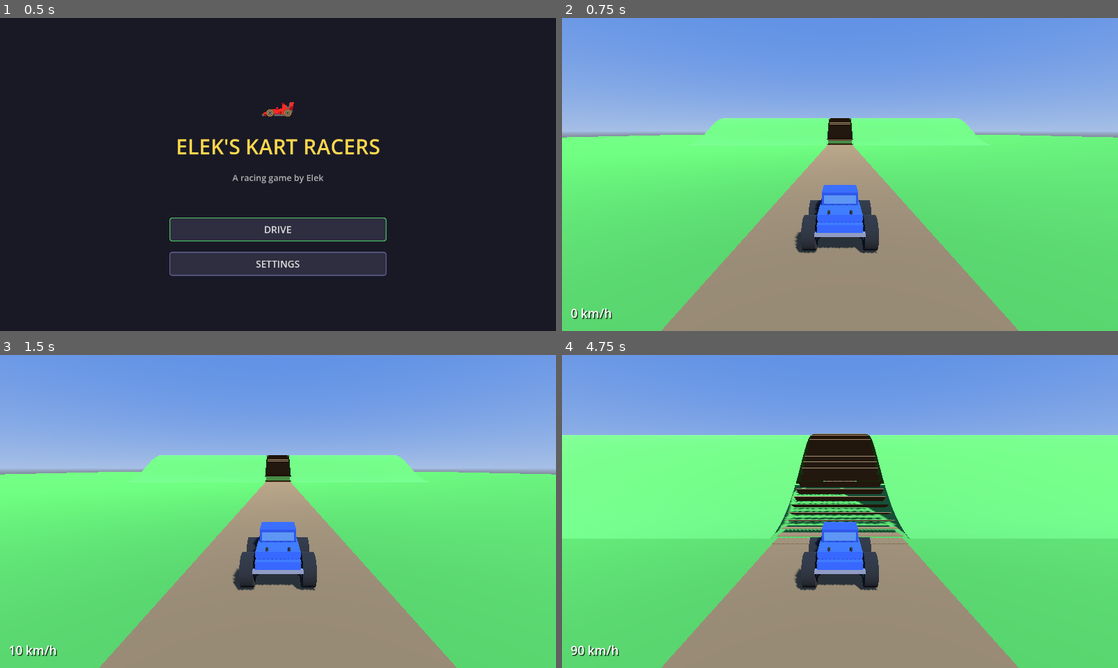
Above: before the commit, frames 1-4 (two rows, left to right).
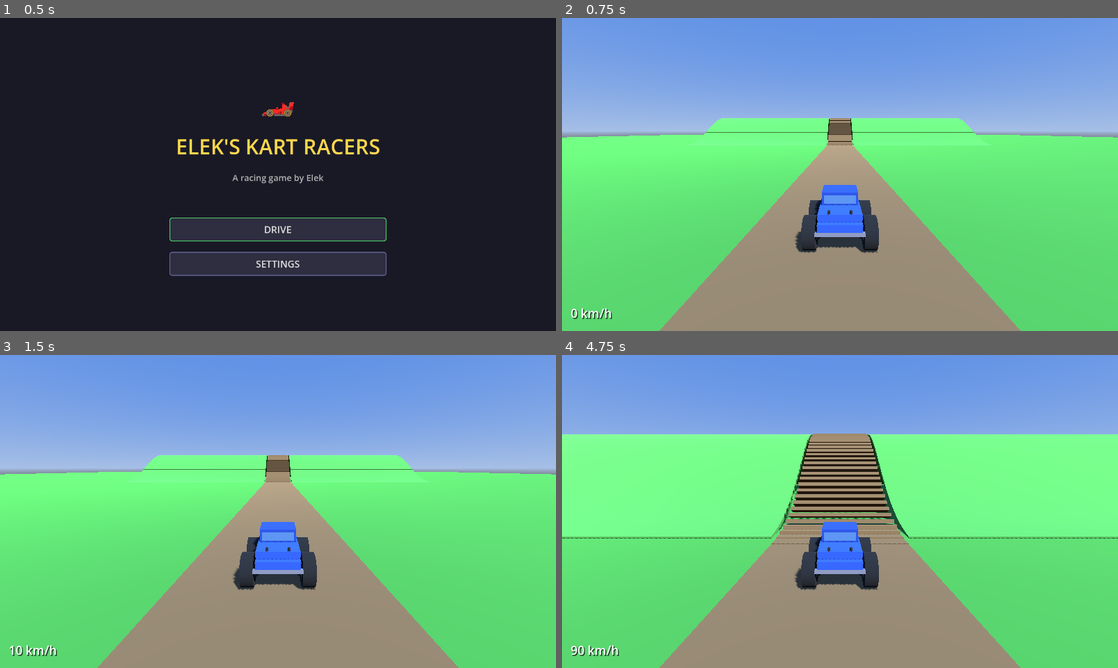
Above: after the commit, the same moments.

Repository: withdoron/Elek-games
Game: Godot game, scene res://node_3d.tscn
Two runs of this game, one before a commit and one after it. Both use one fixed random seed, a clock stepped at 60 frames per second and the inputs below.
Inputs:
- Up to frame 1 (0.5 s): no input
- Up to frame 2 (0.75 s): click "DRIVE" at 0.5 s
- Up to frame 3 (1.5 s): tap Enter at 1.25 s; hold W (accelerate) from 1.28 s (still down)
- Up to frame 4 (4.75 s): keep holding W (accelerate)

Frame 1 is identical in both runs. In frame 2, 0.6% of the frame differs, in the area x 17-83%, y 32-100%; in frame 3, 0.6%; in frame 4, 4.3%, in the area x 0-100%, y 25-100%.

Commit message:
TRACK: gapless road and hill — thick overlapping slabs
Road and hill strips now use 0.4 thick slabs with 15% Z overlap,
positioned slightly below surface. Eliminates gaps between tilted
segments. Road increased to 200 segments, hill to 100.

Co-Authored-By: Claude Opus 4.6 (1M context) <noreply@anthropic.com>

Diff:
--- a/kart-racers/scripts/main_setup.gd
+++ b/kart-racers/scripts/main_setup.gd
@@ -71,7 +71,7 @@
 	var road_width = 10.0
 	var road_start_z = 80.0
 	var road_end_z = -130.0
-	var segments = 160  # more segments = smoother hill
+	var segments = 200
 	var road_mat = StandardMaterial3D.new()
 	road_mat.albedo_color = Color(0.45, 0.35, 0.22)
 
@@ -87,16 +87,15 @@
 		var h_back = get_ground_height(0, z_back)
 		var h_mid = (h_front + h_back) / 2.0
 
-		# Tilt the segment to follow the slope
 		var slope_angle = atan2(h_front - h_back, seg_length)
-		var strip_len = seg_length / cos(slope_angle) if cos(slope_angle) > 0.01 else seg_length
-
+
+		# Make each strip a thick slab so tilted edges overlap and fill gaps
 		var segment = MeshInstance3D.new()
 		var box = BoxMesh.new()
-		box.size = Vector3(road_width, 0.05, strip_len * 1.01)
+		box.size = Vector3(road_width, 0.4, seg_length * 1.15)
 		segment.mesh = box
 		segment.material_override = road_mat
-		segment.position = Vector3(0, h_mid + 0.02, z_mid)
+		segment.position = Vector3(0, h_mid - 0.1, z_mid)
 		segment.rotation.x = slope_angle
 		add_child(segment)
 
@@ -106,8 +105,8 @@
 	var hill_mat = StandardMaterial3D.new()
 	hill_mat.albedo_color = Color(0.3, 0.6, 0.25)
 
-	var strip_width = 120.0  # total X width of terrain
-	var z_steps = 60  # more steps = smoother
+	var strip_width = 120.0
+	var z_steps = 100
 	var z_start = HILL_CENTER_Z - HILL_HALF_WIDTH
 	var z_end = HILL_CENTER_Z + HILL_HALF_WIDTH
 	var z_step_size = (z_end - z_start) / z_steps
@@ -124,28 +123,29 @@
 		if h_mid < 0.05:
 			continue
 
-		# Slope angle so the strip tilts with the hill
 		var slope = atan2(h_front - h_back, z_step_size)
-		# Actual strip length along the slope
-		var strip_len = z_step_size / cos(slope) if cos(slope) > 0.01 else z_step_size
-
-		# Left side of hill (skip road gap)
+
+		# Thick slabs with overlap to fill gaps
+		var half_w = (strip_width / 2.0) - 5.5
+		var x_offset = (strip_width / 4.0) + 2.75
+
+		# Left side
 		var left_strip = MeshInstance3D.new()
 		var left_box = BoxMesh.new()
-		left_box.size = Vector3((strip_width / 2.0) - 5.5, 0.05, strip_len * 1.01)
+		left_box.size = Vector3(half_w, 0.4, z_step_size * 1.15)
 		left_strip.mesh = left_box
 		left_strip.material_override = hill_mat
-		left_strip.position = Vector3(-(strip_width / 4.0) - 2.75, h_mid, z_mid)
+		left_strip.position = Vector3(-x_offset, h_mid - 0.1, z_mid)
 		left_strip.rotation.x = slope
 		add_child(left_strip)
 
-		# Right side of hill (skip road gap)
+		# Right side
 		var right_strip = MeshInstance3D.new()
 		var right_box = BoxMesh.new()
-		right_box.size = Vector3((strip_width / 2.0) - 5.5, 0.05, strip_len * 1.01)
+		right_box.size = Vector3(half_w, 0.4, z_step_size * 1.15)
 		right_strip.mesh = right_box
 		right_strip.material_override = hill_mat
-		right_strip.position = Vector3((strip_width / 4.0) + 2.75, h_mid, z_mid)
+		right_strip.position = Vector3(x_offset, h_mid - 0.1, z_mid)
 		right_strip.rotation.x = slope
 		add_child(right_strip)
 
